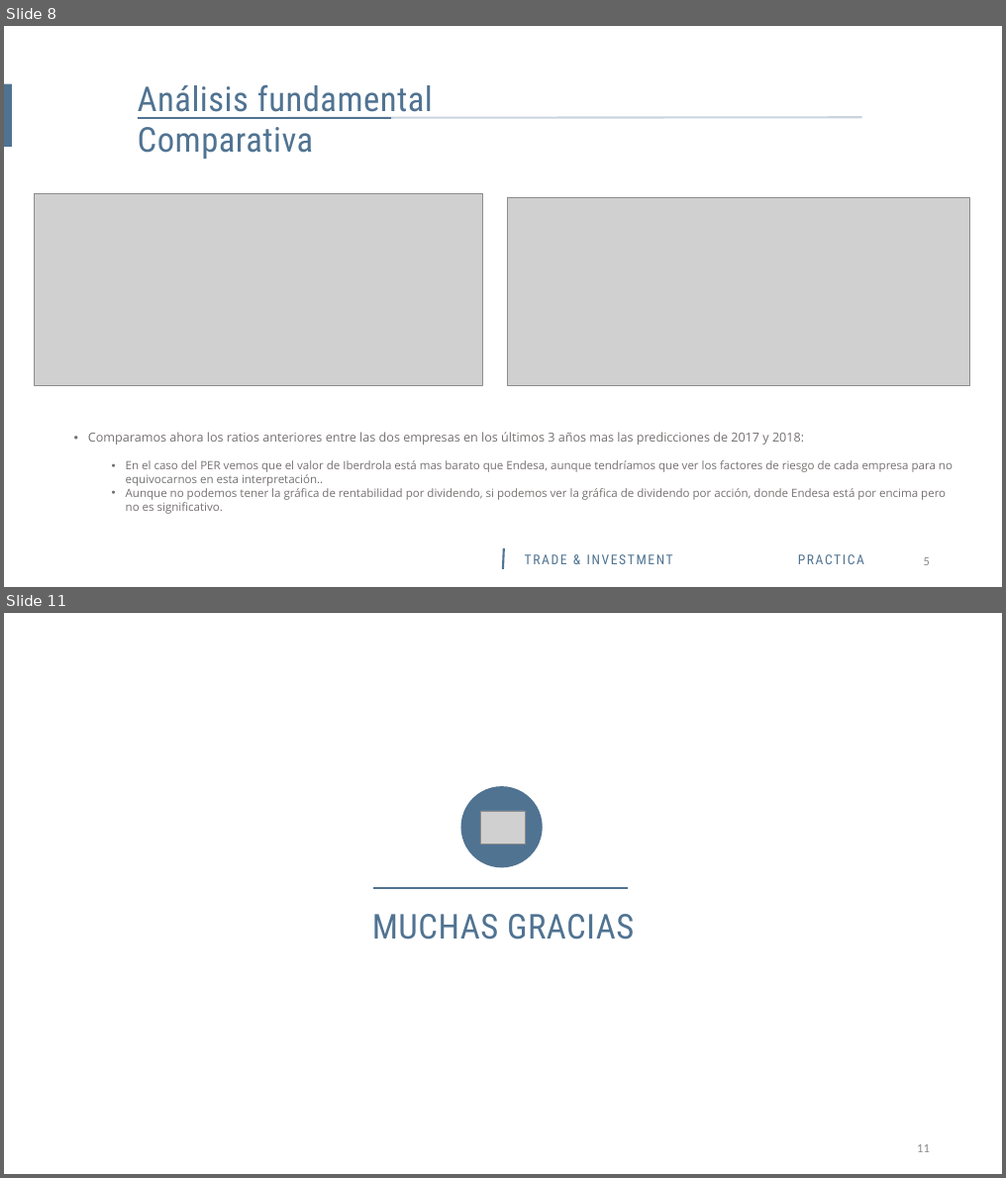
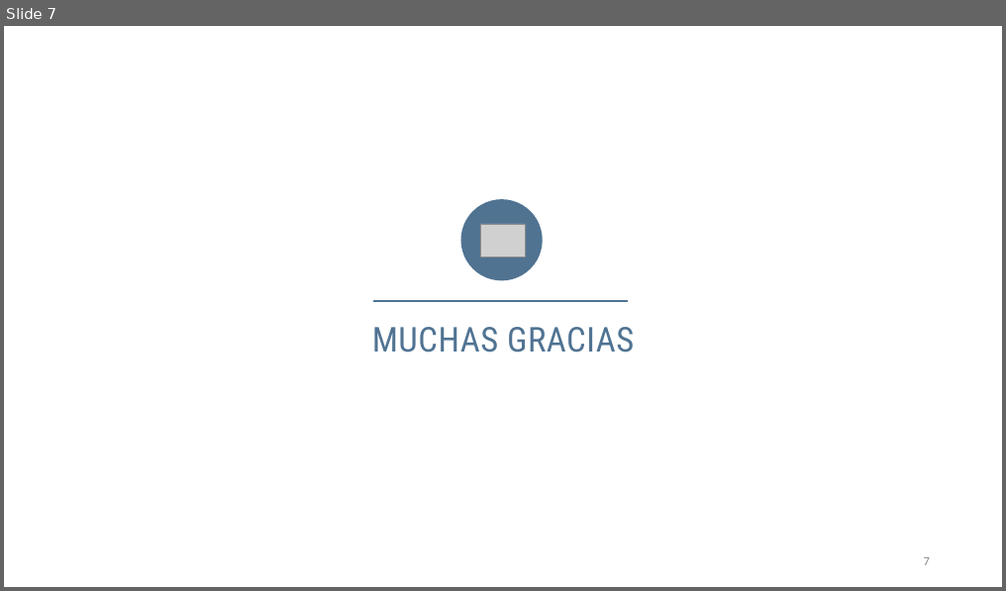
Before and after one commit to amarino5/Master-BigData-CIFF-2016, a slide deck: Algoritmic Trading/Algoritmic Trading Práctica.pptx. Shown one above the other, each under a label of ours: slides 8 and 11 before the commit, slide 7 after it; the slides between them are not shown. The pictures are 1006x1178 and 1006x591 pixels, drawn with LibreOffice and Linux fonts; fonts in the diff are those of the drawing; grey boxes stand for pictures. Boxes give left, top, right and bottom in pixels: in the first picture for what was removed or moved away, otherwise in the second. Text is boxed around its words. In the diff, an @@ line names an element or a change of style, - is before the commit and + after.

```diff
--- a/Algoritmic Trading/Algoritmic Trading Práctica.pptx
+++ b/Algoritmic Trading/Algoritmic Trading Práctica.pptx
@@ slide 8 removed at <box>4,26,1002,587</box>, background #FFFFFF @@
@@ rectangle removed at <box>4,84,12,147</box> @@
@@ text removed at <box>138,84,433,159</box> @@
-Análisis fundamental
-Comparativa
@@ line removed from (138, 118) to (862, 117) @@
@@ line removed from (138, 118) to (391, 118) @@
@@ picture removed at <box>34,193,482,385</box> @@
@@ picture removed at <box>507,197,969,385</box> @@
@@ text removed at <box>88,432,952,514</box> @@
-• Comparamos ahora los ratios anteriores entre las dos empresas en los últimos 3 años mas las predicciones de 2017 y 2018:
-  • En el caso del PER vemos que el valor de Iberdrola está mas barato que Endesa, aunque tendríamos que ver los factores de riesgo de cada empresa para no equivocarnos en esta interpretación..
-  • Aunque no podemos tener la gráfica de rentabilidad por dividendo, si podemos ver la gráfica de dividendo por acción, donde Endesa está por encima pero no es significativo.
@@ line removed from (503, 570) to (504, 549) @@
@@ text removed at <box>525,555,673,565</box> @@
-TRADE & INVESTMENT
@@ text removed at <box>798,555,864,565</box> @@
-PRACTICA
@@ text removed at <box>924,558,930,566</box> @@
-5
@@ what was slide 11 is now slide 7 @@
@@ page number at <box>924,558,930,566</box>: text changed @@
-11
+7
```
Also in this commit, not shown: 2 slides changed, 2 slides added, 5 other slides removed, 1 other file.
